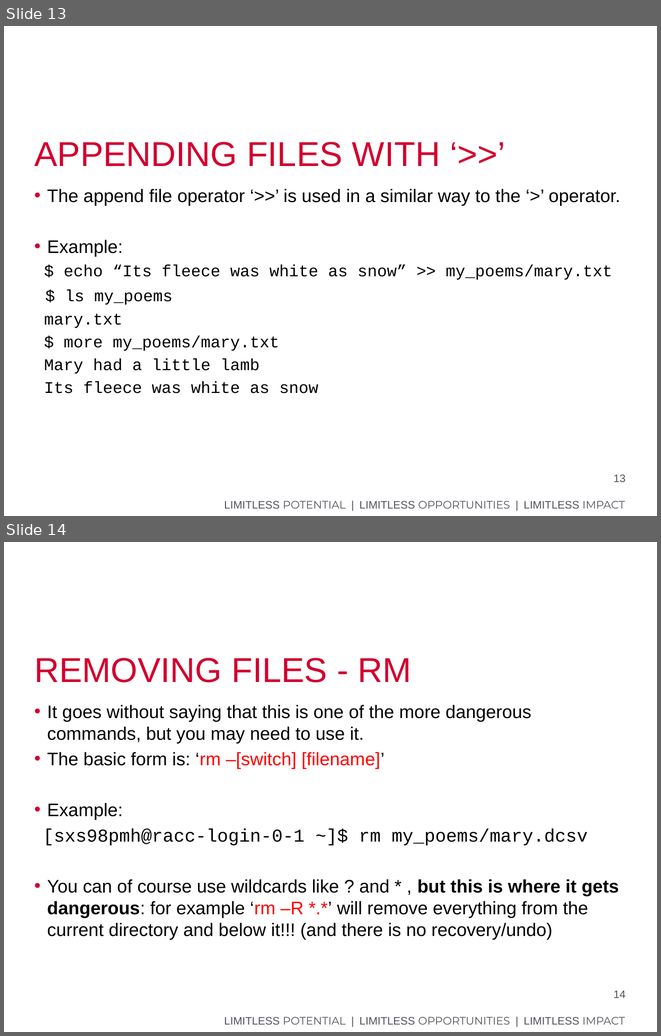
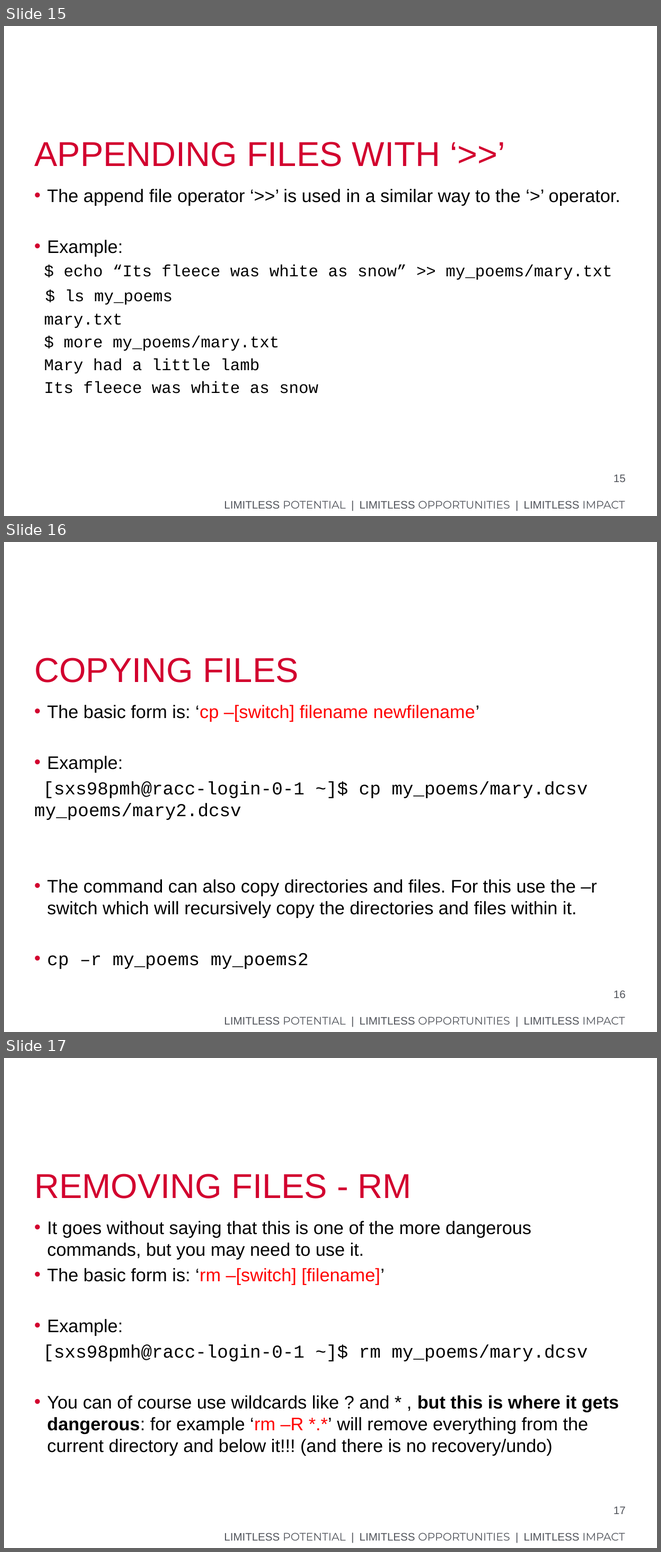
Before and after one commit to paulmheaton/Unix_primer, a slide deck: Unix_primer.pptx. Shown one above the other, each under a label of ours: slides 13 and 14 before the commit, slides 15, 16 and 17 after it. The pictures are 661x1036 and 661x1552 pixels, drawn with LibreOffice and Linux fonts; fonts in the diff are those of the drawing; background and template pictures are left out. Boxes give left, top, right and bottom in pixels: in the first picture for what was removed or moved away, otherwise in the second. Text is boxed around its words. In the diff, an @@ line names an element or a change of style, - is before the commit and + after.

```diff
--- a/Unix_primer.pptx
+++ b/Unix_primer.pptx
@@ slide 16 added at [4,542,657,1032], background #FFFFFF; not listed: 1 template element that a slide beside it also shows @@
@@ title added at [34,658,299,682], 38 pt, text #D2002E @@
+COPYING FILES
@@ text added at [34,705,597,969], 20 pt, text #000000 @@
+• The basic form is: ‘cp –[switch] filename newfilename’
+• Example:
+[sxs98pmh@racc-login-0-1 ~]$ cp my_poems/mary.dcsv my_poems/mary2.dcsv
+• The command can also copy directories and files. For this use the –r switch which will recursively copy the directories and files within it.
+• cp –r my_poems my_poems2
@@ page number added at [614,990,626,998], 12 pt, text #50535A @@
+16
@@ what was slide 13 is now slide 15 @@
@@ page number at [614,474,626,482]: text changed @@
-13
+15
@@ what was slide 14 is now slide 17 @@
@@ page number at [614,1506,626,1514]: text changed @@
-14
+17
```
Also in this commit, not shown: 1 slide changed, 2 other files.
